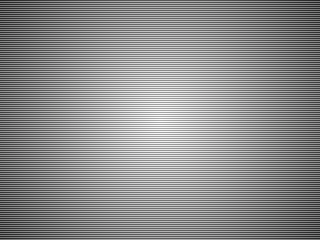
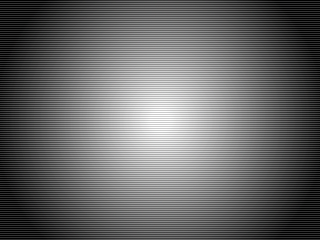
Comparing the layer stacks of the two 320 × 240 images. Changes:
"scanline": opacity 33% → 20%, moved it above "curve" over [0, 0, 320, 240]
"curve": blend soft light → normal, painted on it over [0, 0, 320, 240]
